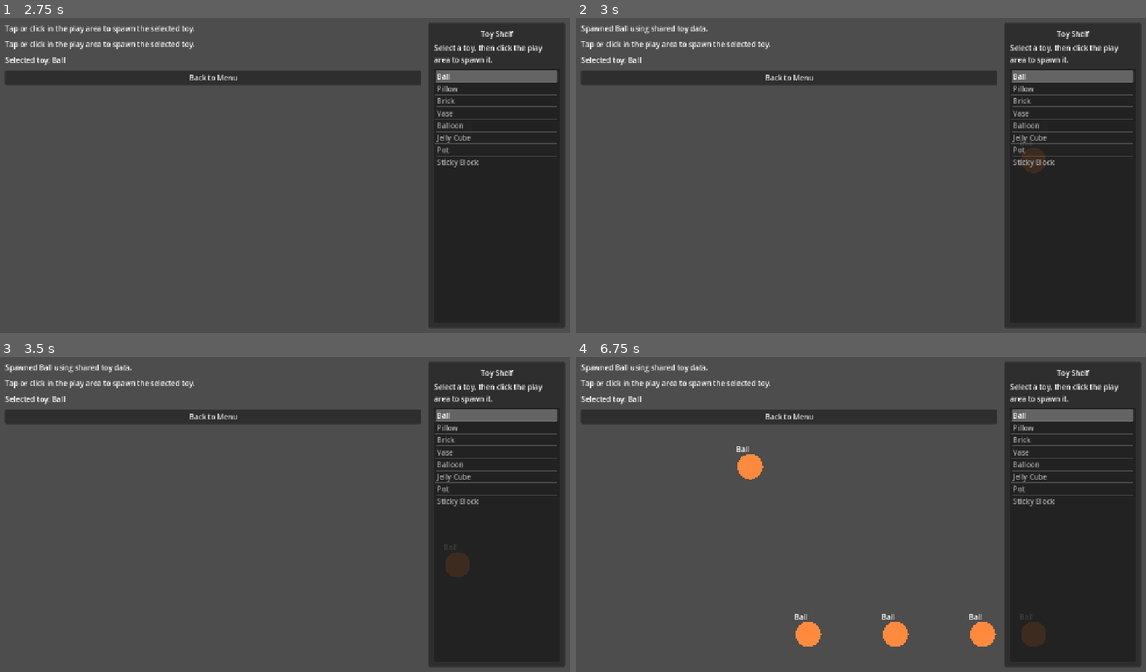
Above: before the commit, frames 1-4 (two rows, left to right).
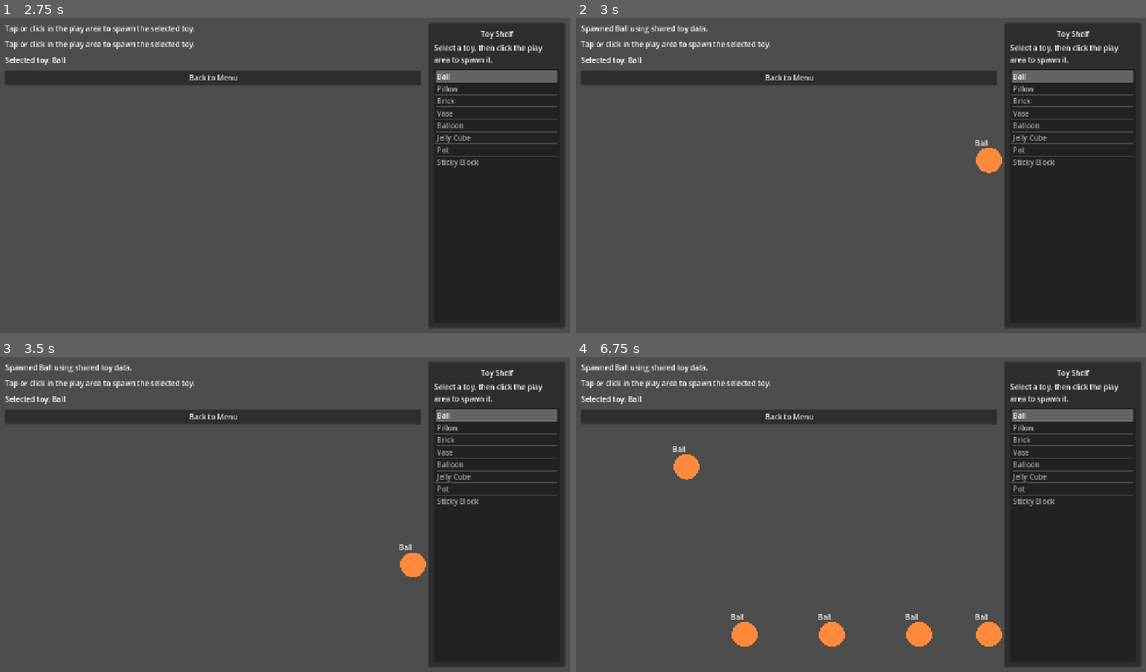
Above: after the commit, the same moments.

Repository: SoundBlaster/ToysSandbox
Game: Godot game, scene res://scenes/boot/Boot.tscn
Same seed, same stepped clock (60 frames per second), same inputs: the game is played once before the commit and once after it.
Inputs (mouse positions are in pixels of both pictures, inside the frame that each line leads up to):
- Up to frame 1 (2.75 s): click "Play" at 0.5 s; click "Back to Menu" at 1.25 s; click "Play" at 2 s
- Up to frame 2 (3 s): tap Enter at 2.75 s; move the mouse to (986, 159) at 2.77 s; click (986, 159) at 2.92 s
- Up to frame 3 (3.5 s): no input
- Up to frame 4 (6.75 s): move the mouse to (747, 530) at 3.52 s; click (747, 530) at 3.67 s; move the mouse to (918, 442) at 4.27 s; click (918, 442) at 4.42 s; move the mouse to (832, 580) at 5.02 s; click (832, 580) at 5.17 s; move the mouse to (1037, 564) at 5.77 s; click (1037, 564) at 5.92 s; tap Space at 6.5 s; move the mouse to (684, 464) at 6.52 s; click (684, 464) at 6.67 s

Frame 1 is identical in both runs. In frame 2, 0.5% of the frame differs, in the area x 70-83%, y 38-50%; in frame 3, 0.6%; in frame 4, 2.7%, in the area x 16-83%, y 28-92%.

Commit message:
Fix spawn point alignment with camera transform

Diff:
--- a/scripts/game/Sandbox.gd
+++ b/scripts/game/Sandbox.gd
@@ -98,12 +98,16 @@
 
 func _get_spawn_position(event: InputEvent) -> Variant:
 	if event is InputEventMouseButton and event.button_index == MOUSE_BUTTON_LEFT and event.pressed:
-		return event.position
+		return _screen_to_world(event.position)
 
 	if event is InputEventScreenTouch and event.pressed:
-		return event.position
+		return _screen_to_world(event.position)
 
 	return null
+
+
+func _screen_to_world(screen_position: Vector2) -> Vector2:
+	return get_viewport().get_canvas_transform().affine_inverse() * screen_position
 
 
 func _clamp_to_play_area(point: Vector2, half_extents: Vector2 = Vector2.ZERO) -> Vector2:
